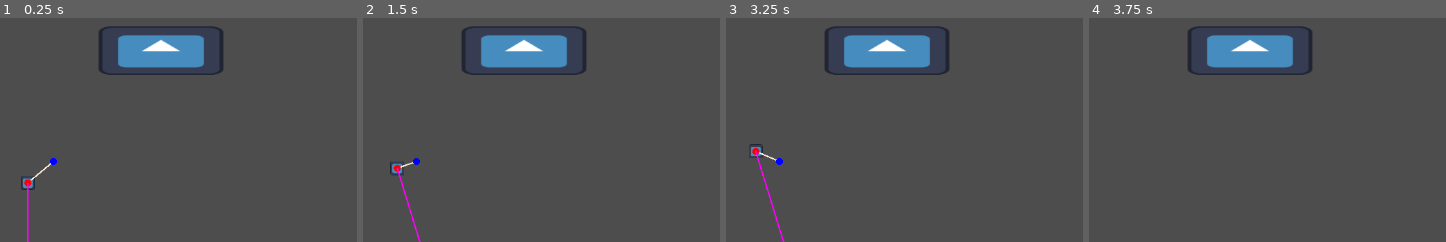
Above: before the commit, frames 1-4 (left to right).
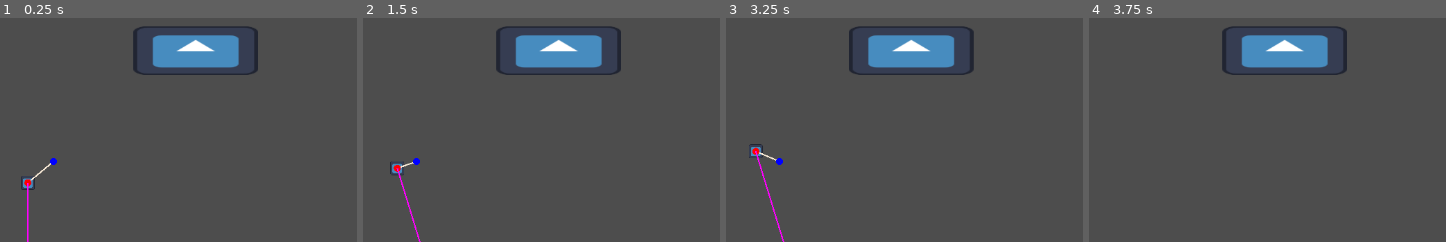
Above: after the commit, the same moments.

Repository: matthewchen146/cmpm-172-grappling-platformer
Game: Godot game, scene res://misc/rope_test.tscn
Same seed, same stepped clock (60 frames per second), same inputs: the game is played once before the commit and once after it. The engine's default icon, where the game draws it, is replaced by a stand-in: a white triangle on a blue panel in a dark square.
Inputs (mouse positions are % of the whole screen's width and height, from its top left):
- Up to frame 1 (0.25 s): no input
- Up to frame 2 (1.5 s): move the mouse to (81, 45) at 0.52 s; hold R 0.53-1.28 s; hold Right (move_right) from 0.53 s (still down); click (81, 45) at 0.67 s; tap Space (jump) at 0.77 s; tap Enter at 1.25 s; move the mouse to (34, 55) at 1.27 s; tap Shift (fire_grapple) at 1.35 s; click (34, 55) at 1.42 s
- Up to frame 3 (3.25 s): tap Space (jump) at 1.52, 2.75, 3.02 s; tap R at 1.55, 3.05 s; move the mouse to (67, 28) at 2.02 s; release Right (move_right) at 2.03 s; hold Left (move_left) 2.03-2.78 s; hold R 2.03-2.78 s; click (67, 28) at 2.17 s; move the mouse to (50, 70) at 2.77 s; hold Right (move_right) from 2.78 s (still down); tap Ctrl at 2.85 s; click (50, 70) at 2.92 s
- Up to frame 4 (3.75 s): keep holding Right (move_right); move the mouse to (90, 65) at 3.52 s; hold J from 3.53 s (still down); click (90, 65) at 3.67 s
The pictures show only the part of the screen within x 48-98%, y 18-68%; the shares and areas given below are measured in that part.

The runs differ from the first frame. In frame 1, 4.4% of the frame differs, in the area x 27-73%, y 3-26%; in frame 2, 4.4%; in frame 3, 3.5%; in frame 4, 4.4%.

Commit message:
tested moving platforms, was a failure

Diff:
--- a/misc/rope.gd
+++ b/misc/rope.gd
@@ -83,7 +83,7 @@
 			if anchorobject.has("collider"):
 				print_debug("Grapple Landed")
 				grappling = true
-				anchorobject.collider.add_child(anchorNode)#haven't tested this
+				#anchorobject.collider.add_child(anchorNode) #  this doesn't work but it would be nice to solve
 				anchorNode.position = anchorobject.position
 				max_length = (anchorobject.position - position).length()
 				corners.clear()
--- a/misc/rope_test.tscn
+++ b/misc/rope_test.tscn
@@ -9,6 +9,30 @@
 rough = true
 
 [sub_resource type="RectangleShape2D" id="RectangleShape2D_mbgjy"]
+
+[sub_resource type="GDScript" id="GDScript_vcxem"]
+resource_name = "leftrightmovement"
+script/source = "extends StaticBody2D
+
+@export var leftLimit : float = -50
+@export var rightLimit : float = 50
+@export var moveSpeed : float = 5
+
+# Called when the node enters the scene tree for the first time.
+func _ready():
+	pass # Replace with function body.
+
+var movement = Vector2(moveSpeed, 0)
+
+# Called every frame. 'delta' is the elapsed time since the previous frame.
+func _process(delta):
+	position += movement
+	if position.x > rightLimit:
+		movement = Vector2(-moveSpeed, 0)
+
+	if position.x < leftLimit:
+		movement = Vector2(moveSpeed, 0)
+"
 
 [sub_resource type="CircleShape2D" id="CircleShape2D_84ae7"]
 radius = 45.0
@@ -47,6 +71,10 @@
 [node name="Block2" parent="." instance=ExtResource("3_ksvsa")]
 position = Vector2(155, -160)
 scale = Vector2(1.40626, 0.554531)
+script = SubResource("GDScript_vcxem")
+leftLimit = -200.0
+rightLimit = 200.0
+moveSpeed = 0.0
 
 [node name="Block3" parent="." instance=ExtResource("3_ksvsa")]
 position = Vector2(-181, 209)
Not shown: 1 places in misc/rope_test.tscn that only renumber resources
